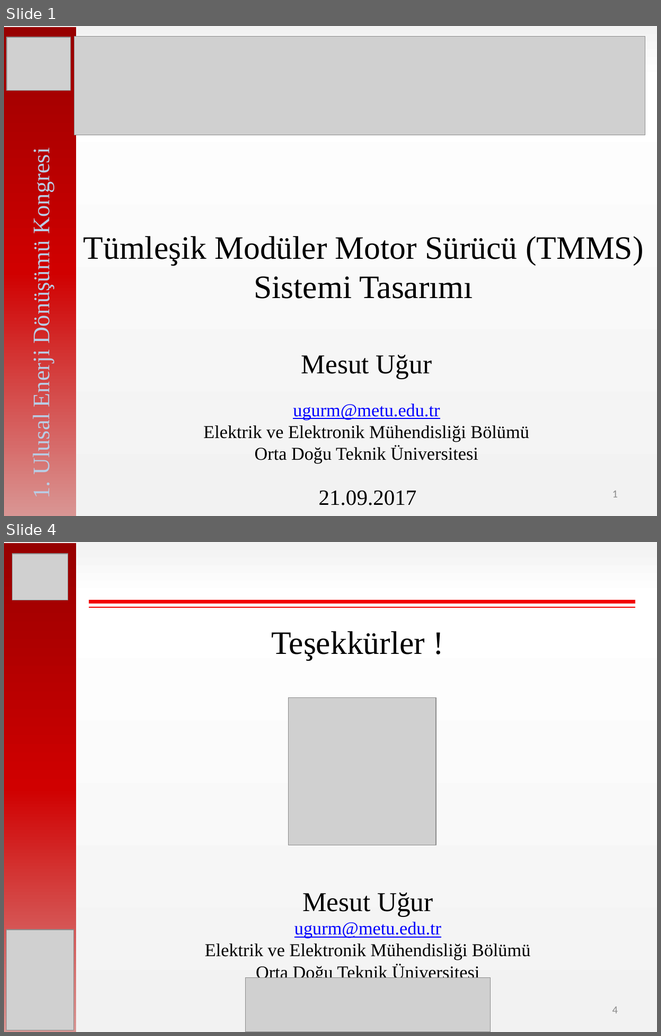
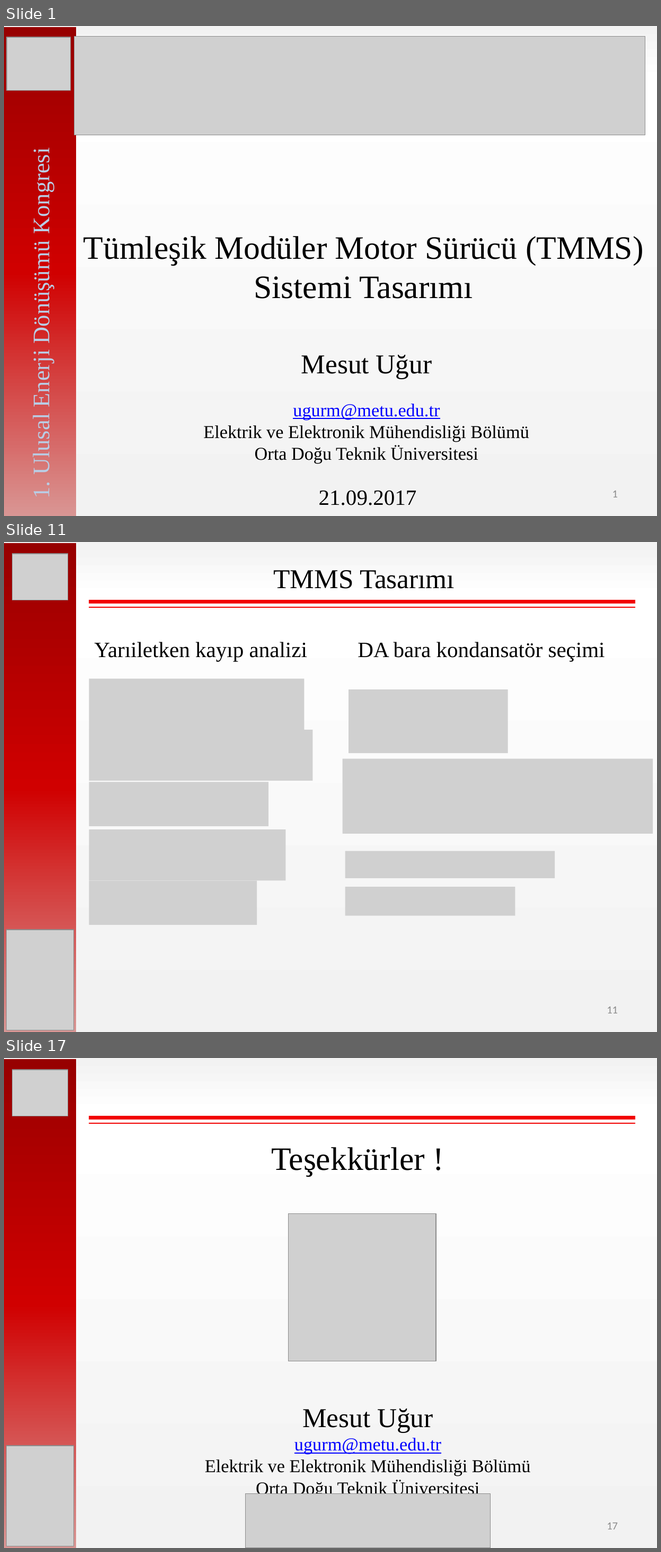
Before and after one commit to hakanpolat/IMMD, a slide deck: Paper/EL-EN 2017/sunum/ELEN2017_OralPres_Mesut_Uğur.pptx. Shown one above the other, each under a label of ours: slides 1 and 4 before the commit, slides 1, 11 and 17 after it; the slides between them are not shown. The pictures are 661x1036 and 661x1552 pixels, drawn with LibreOffice and Linux fonts; fonts in the diff are those of the drawing; grey boxes stand for pictures. Boxes give left, top, right and bottom in pixels: in the first picture for what was removed or moved away, otherwise in the second. Text is boxed around its words. In the diff, an @@ line names an element or a change of style, - is before the commit and + after.

```diff
--- a/Paper/EL-EN 2017/sunum/ELEN2017_OralPres_Mesut_Uğur.pptx
+++ b/Paper/EL-EN 2017/sunum/ELEN2017_OralPres_Mesut_Uğur.pptx
@@ slide 11 added at box(4, 542, 657, 1032), background gradient #F2F2F2 to #FFFFFF @@
@@ rectangle added at box(4, 543, 77, 1032), fill gradient #970000 to #D00000 to #D99694 @@
@@ picture added at box(12, 554, 68, 600) @@
@@ text added at box(274, 570, 454, 589), 30 pt, text #000000 @@
+TMMS Tasarımı
@@ line added from (89, 602) to (635, 602), #F20000 4 pt @@
@@ line added from (89, 607) to (635, 607), #F20000 1.5 pt @@
@@ text added at box(94, 642, 307, 661), 24 pt, text #000000 @@
+Yarıiletken kayıp analizi
@@ text added at box(358, 642, 605, 661), 24 pt, text #000000 @@
+DA bara kondansatör seçimi
@@ picture added at box(89, 678, 305, 730) @@
@@ picture added at box(348, 689, 508, 753) @@
@@ picture added at box(89, 730, 313, 780) @@
@@ picture added at box(342, 759, 652, 834) @@
@@ picture added at box(89, 782, 268, 826) @@
@@ picture added at box(89, 829, 285, 880) @@
@@ picture added at box(345, 851, 555, 878) @@
@@ picture added at box(89, 880, 257, 925) @@
@@ picture added at box(345, 886, 515, 916) @@
@@ picture added at box(6, 929, 73, 1030) @@
@@ page number added at box(607, 1006, 618, 1013), 12 pt, text #8C8C8C @@
+11
@@ what was slide 4 is now slide 17 @@
@@ page number at box(607, 1522, 618, 1529): text changed @@
-4
+17
```
Also in this commit, not shown: 1 slide changed, 13 other slides added, 1 slide removed, 14 other files.
